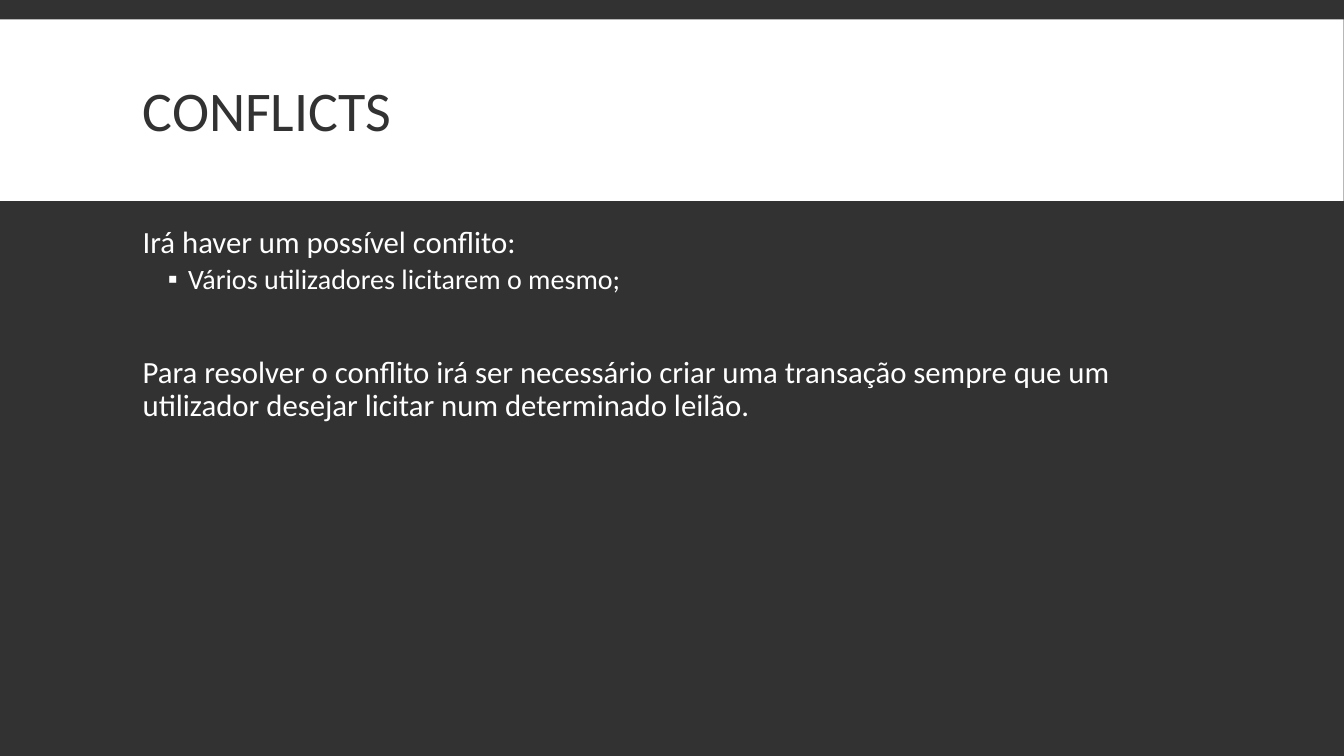
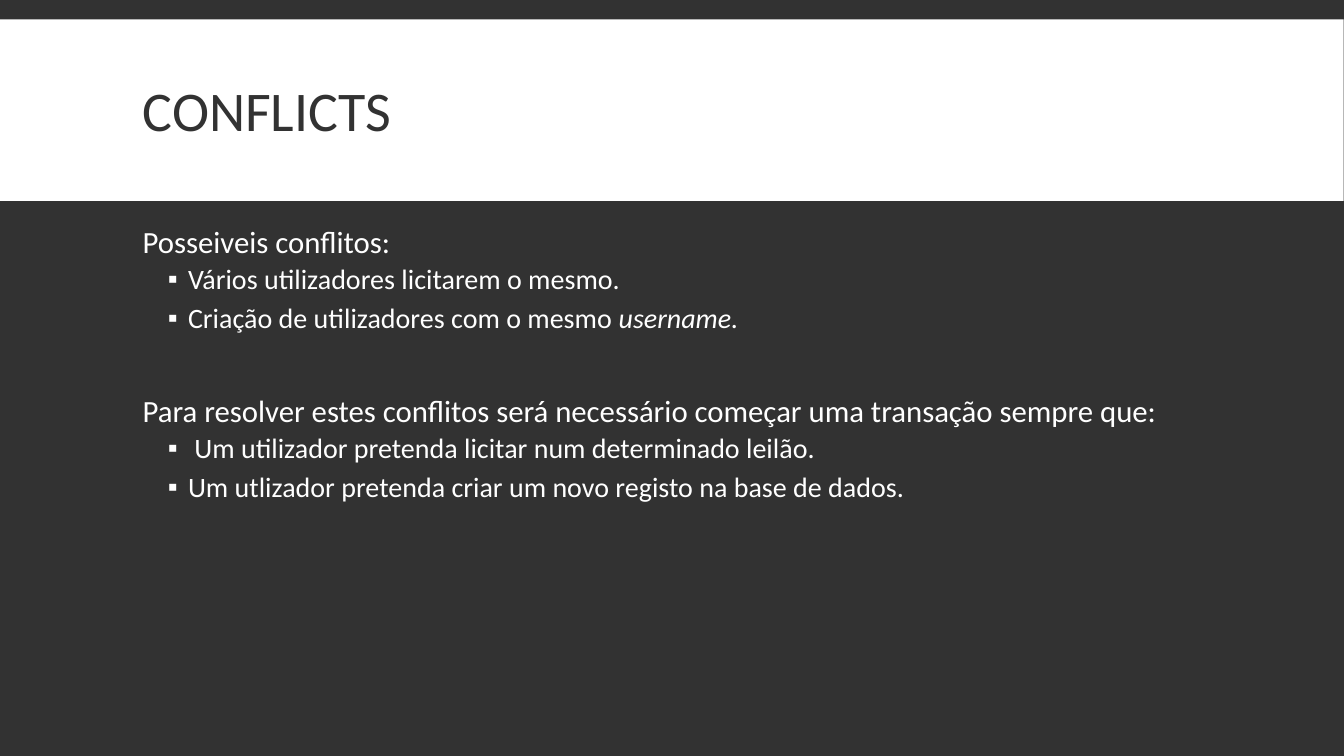
Before and after one commit to tomasbm07/Projeto-BD, a slide deck: slide 6 of Apresentação/Apresentação.pptx (slide 5 before the commit). Drawn at 1344x756 pixels with LibreOffice and Linux fonts; fonts in the diff are those of the drawing. Boxes give left, top, right and bottom in pixels: in the first picture for what was removed or moved away, otherwise in the second. Text is boxed around its words. In the diff, an @@ line names an element or a change of style, - is before the commit and + after.

```diff
--- a/Apresentação/Apresentação.pptx
+++ b/Apresentação/Apresentação.pptx
@@ text at <box>143,232,1156,502</box>: text changed; size 22 to 20 pt @@
-Irá haver um possível conflito:
-  ▪ Vários utilizadores licitarem o mesmo;
-Para resolver o conflito irá ser necessário criar uma transação sempre que um utilizador desejar licitar num determinado leilão.
+Posseiveis conflitos:
+  ▪ Vários utilizadores licitarem o mesmo.
+  ▪ Criação de utilizadores com o mesmo username.
+Para resolver estes conflitos será necessário começar uma transação sempre que:
+  ▪ Um utilizador pretenda licitar num determinado leilão.
+  ▪ Um utlizador pretenda criar um novo registo na base de dados.
```
Also in this commit, not shown: 5 other slides changed, 1 slide added, 3 other files.
